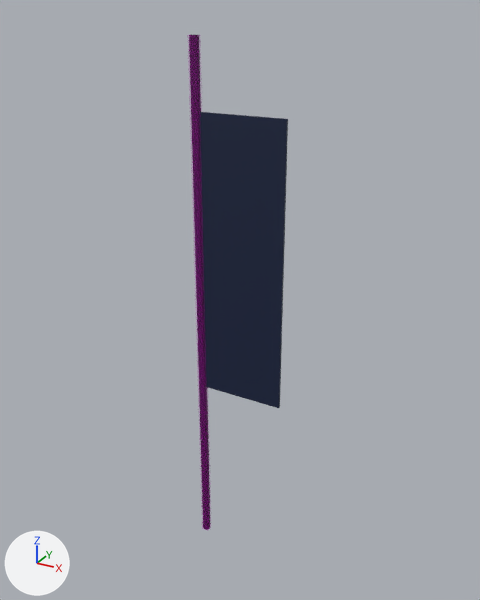
Renders of the COLLADA model beamng-props/feather-flags/export/dae/featherflag_blank_navy.dae from each side of a commit.
Both versions are drawn from a 50 mm lens placed at (2.57, -4.03, 4.36), pointed at (0.3, 0.09, 2.31). Arrows for +X, +Y and +Z are at lower left; the lights stay in place. The first picture is the older version. Where no turn or scale is listed for an object, it has been applied to the vertices.

The older version as bpy lines, for what is in view:
```python
me_colmesh_pole_1 = bpy.data.meshes.new('Colmesh_pole-1')
me_colmesh_pole_1.from_pydata(...)  # an 8-sided cylinder along z spanning x -0.04..0.04, y -0.04..0.04, z -2.1..2.1
me_colmesh_pole_1.materials.append(mat_colmesh_material)  # pink #ff00ff
me_cube = bpy.data.meshes.new('Cube')
me_cube.from_pydata(...)  # a box spanning x -0.35..0.35, y -0.01..0.01, z -1.1..1.1
me_cube.materials.append(mat_flag_003)  # picture img_flag_blank_navy_png
ob_colmesh_pole_1 = bpy.data.objects.new('Colmesh_pole-1', me_colmesh_pole_1)
ob_colmesh_pole_1.location = (0.0, 0.0, 2.1)
ob_featherflag_blank_navy_a800 = bpy.data.objects.new('featherflag_blank_navy_a800', None)
ob_featherflag_blank_navy_a800.parent = ob_start01
ob_featherflag_blank_navy_a800.location = (0.0, 0.0, 0.0)
ob_flag = bpy.data.objects.new('flag', me_cube)
ob_flag.location = (0.35, 0.0, 2.604)
```
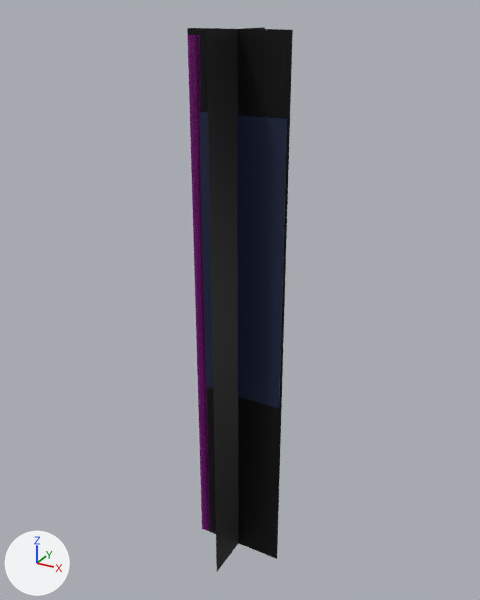
The newer file is also turned or shifted as a whole; pictures and numbers use the older file's frame.

Where the change shows, as pixel boxes [x1, y1, x2, y2] in the pictures (480 x 600 px):
'featherflag_blank_navy_a50', added
    after: [187, 27, 293, 571]
'flag', deleted (blue)
    before: [200, 112, 288, 408]
'featherflag_blank_navy_a800', now drawn (blue)
    after: [200, 112, 287, 408]

The change, as a list of edits to the scene's bpy script:
```text
Add me_featherflag_blank_navy_a800:
    me_featherflag_blank_navy_a800.from_pydata(...)  # a 10-sided cylinder along z spanning x -0.03..0.03, y -0.03..0.03, z 0.0..4.2, material slot 0; a box spanning x 0.0..0.7, y -0.01..0.01, z 1.5..3.7, material slot 1
    me_featherflag_blank_navy_a800.materials.append(mat_pole_009)  # picture img_flag_pole_png
    me_featherflag_blank_navy_a800.materials.append(mat_flag_003)  # picture img_flag_blank_navy_png
Add me_featherflag_blank_navy_a50:
    me_featherflag_blank_navy_a50.from_pydata(...)  # 8 vertices, 4 faces; spans x -0.38..0.39, y -0.38..0.38, z -0.04..4.24
    me_featherflag_blank_navy_a50.materials.append(mat_pole_009)  # picture img_flag_pole_png
Change ob_featherflag_blank_navy_a800:
    ob_featherflag_blank_navy_a800: bpy.data.objects.new('featherflag_blank_navy_a800', None) -> bpy.data.objects.new('featherflag_blank_navy_a800', me_featherflag_blank_navy_a800)
Remove ob_flag:
    ob_flag = bpy.data.objects.new('flag', me_cube)
    ob_flag.location = (0.35, 0.0, 2.604)
Add ob_featherflag_blank_navy_a50:
    ob_featherflag_blank_navy_a50 = bpy.data.objects.new('featherflag_blank_navy_a50', me_featherflag_blank_navy_a50)
    ob_featherflag_blank_navy_a50.location = (0.327, 0.0, 0.0)
```
